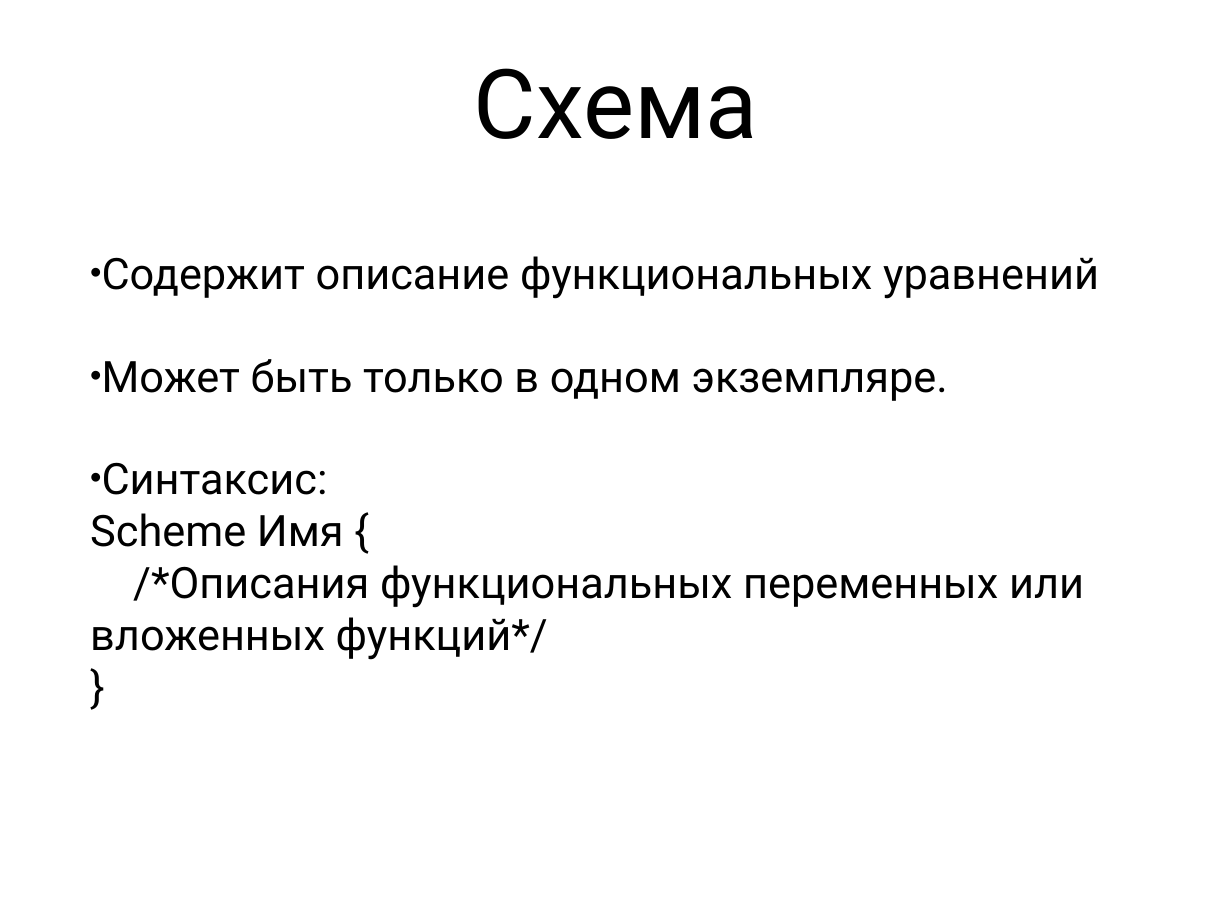
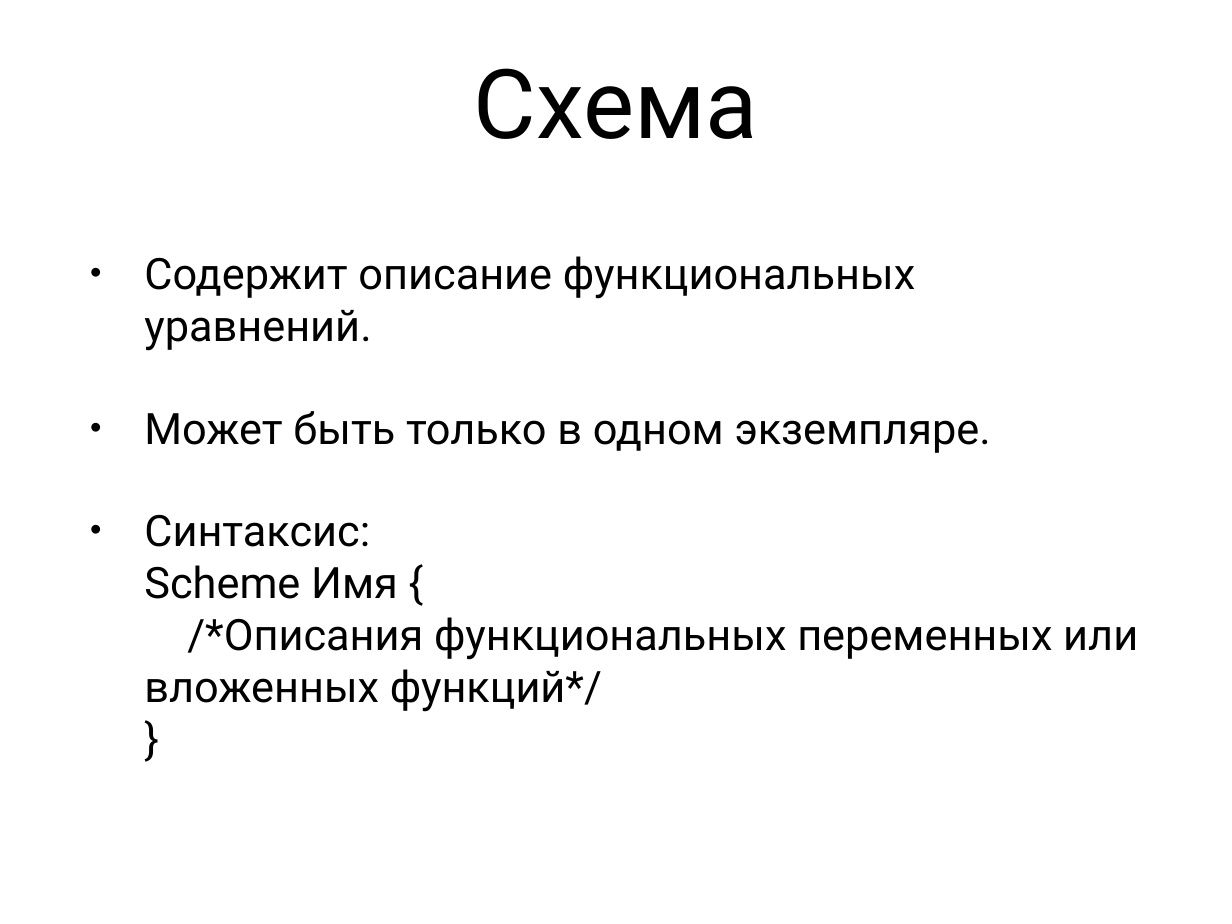
Before and after one commit to Zumisha/Parallel-Programming, a slide deck: slide 22 of Документация/fptl.ppt (slide 23 before the commit). Drawn at 1232x924 pixels with LibreOffice and Linux fonts; fonts in the diff are those of the drawing. Boxes give left, top, right and bottom in pixels: in the first picture for what was removed or moved away, otherwise in the second. Text is boxed around its words. In the diff, an @@ line names an element or a change of style, - is before the commit and + after.

```diff
--- a/Документация/fptl.ppt
+++ b/Документация/fptl.ppt
@@ text at bbox=[144, 256, 915, 351]: text changed @@
-• Содержит описание функциональных уравнений
+• Содержит описание функциональных уравнений.
@@ text at bbox=[144, 411, 1138, 712]: indent changed @@
```
Also in this commit, not shown: 26 other slides changed, 1 slide removed, 1 other file.
